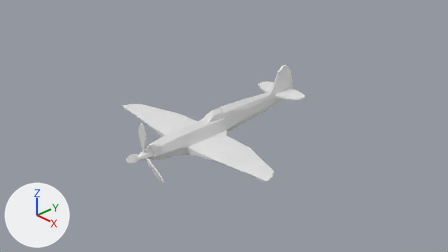
A saved change to the Blender file Section4/SpitFire/SpitFire.blend.
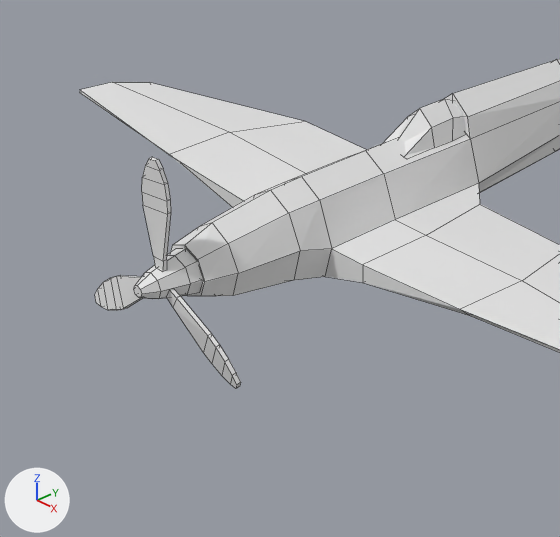
Each version appears first from the file's camera 'Camera', and next in a close-up on the part from 23% to 55% of the width and 33% to 88% of the height. Every picture has the same lights, and +X, +Y and +Z are marked at lower left. The close-ups show mesh edges as thin lines.

Objects in the first close-up: 'Cube', 'Cylinder', 'Proppellar.001', 'Proppellar.002', 'Proppellar.003', 'SpitFire'.
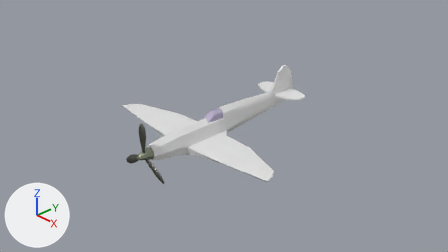
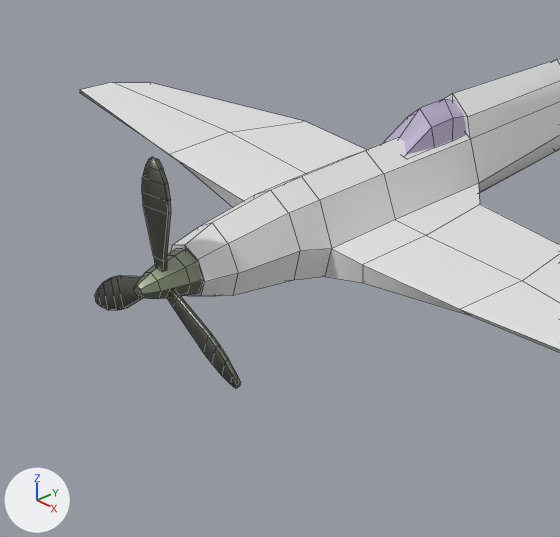
Patch to the scene script:
```diff
--- a/Section4/SpitFire/SpitFire.blend.py
+++ b/Section4/SpitFire/SpitFire.blend.py
@@ mat_cabincolor @@
+mat_cabincolor = principled_material('CabinColor')
+mat_cabincolor.base_color = (0.466, 0.41, 0.581)  # light grey #b6acc9
+mat_cabincolor.roughness = 0.214
@@ mat_propellarblade @@
+mat_propellarblade = principled_material('PropellarBlade')
+mat_propellarblade.base_color = (0.195, 0.203, 0.166)  # grey #7a7c71
+mat_propellarblade.metallic = 1.0
+mat_propellarblade.roughness = 0.423
@@ mat_propellarhead @@
+mat_propellarhead = principled_material('PropellarHead')
+mat_propellarhead.base_color = (0.354, 0.397, 0.284)  # grey #a1a991
+mat_propellarhead.metallic = 1.0
+mat_propellarhead.roughness = 0.418
@@ me_cube @@
 me_cube.from_pydata(...)  # 214 vertices, 212 faces; spans x -1.9..1.9, y -1.35..2.2, z -0.23..0.7
 # used by ob_spitfire; location = (0.0, -0.309, -0.015)
+# me_cube part 1: edges marked sharp go from 0 to 196
 me_cube.materials.append(mat_material)
@@ me_cylinder @@
 me_cylinder.from_pydata(...)  # 32 vertices, 26 faces; spans x -0.109..0.109, y -0.136..0.127, z -0.109..0.109
+me_cylinder.materials.append(mat_propellarhead)  # grey #a1a991
@@ me_plane @@
 me_plane.from_pydata(...)  # 14 vertices, 6 faces; spans x -0.072..0.072, y -0.013..0.013, z -0.027..0.493
 # used by ob_proppellar_001; location = (0.0, -1.787, 0.086); rotation_euler = (0.0, 0.0, 3.142), in degrees (0, 0, 180)
+# me_plane part 2: all faces are now shaded smooth (6 of 6 changed)
+me_plane.materials.append(mat_propellarblade)  # grey #7a7c71
@@ me_cube_002 @@
 me_cube_002.from_pydata(...)  # 16 vertices, 11 faces; spans x 0.0..1.0, y -3.06..2.05, z -1.0..1.06
+me_cube_002.materials.append(mat_cabincolor)  # light grey #b6acc9
```

Location of each change, [x1, y1, x2, y2] in pixels of the close-ups (560 x 537 px):
'Cube', recoloured (white to grey): [382, 99, 466, 155] in both
'Proppellar.001', recoloured, shading changed: [142, 157, 171, 271] in both
'Cylinder', recoloured: [134, 249, 202, 299] in both
'Proppellar.003', recoloured, shading changed: [167, 289, 241, 388] in both
'Proppellar.002', recoloured, shading changed: [95, 275, 142, 310] in both
part 1 of me_cube, shading changed: [80, 59, 560, 353] in both
part 2 of me_plane, shading changed: [95, 157, 241, 388] in both
